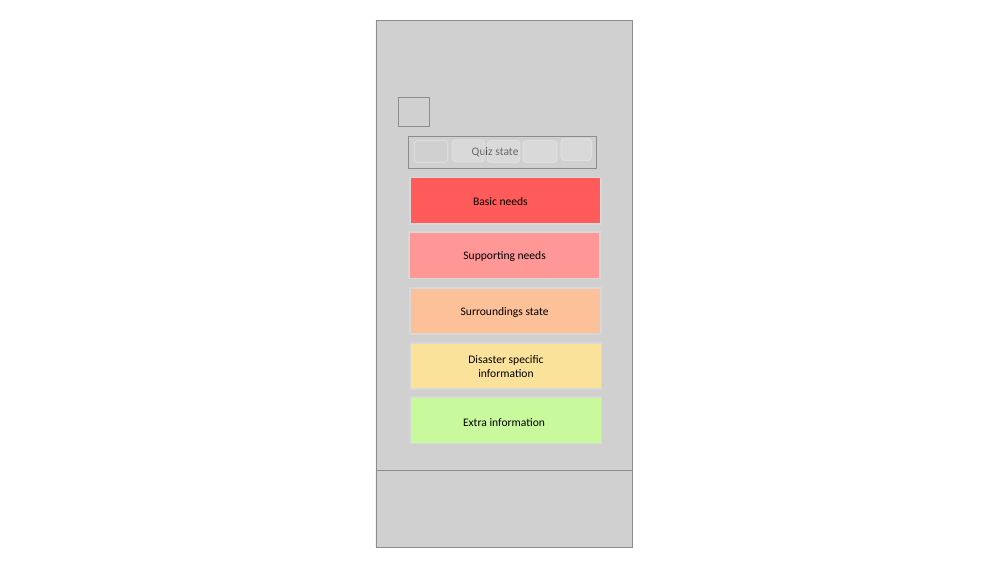
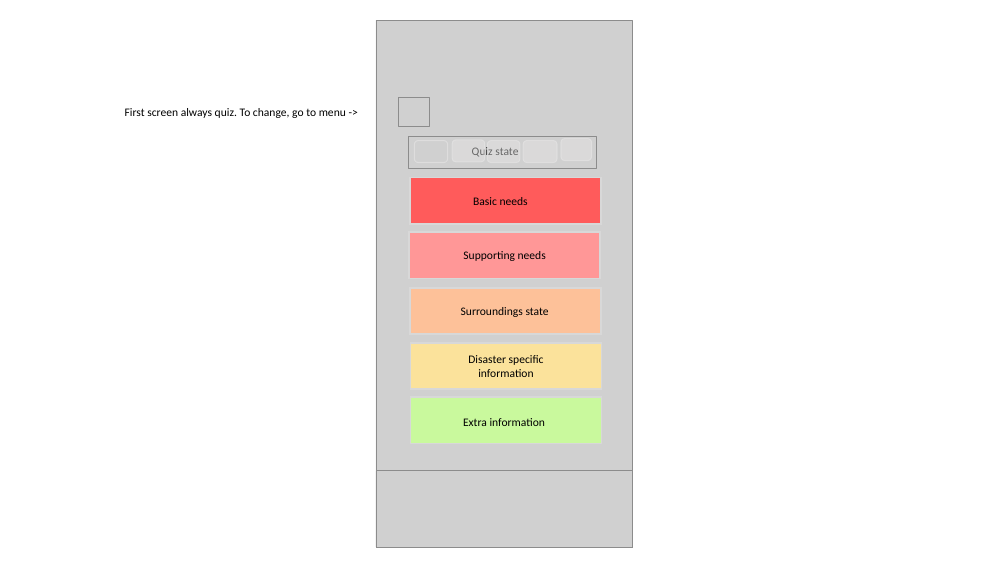
Before and after one commit to mistelip/survival-nervousnet, a slide deck: slide 1 of Docs/Survive Axon Demo v2.pptx. Drawn at 1008x567 pixels with LibreOffice and Linux fonts; fonts in the diff are those of the drawing; grey boxes stand for pictures. Boxes give left, top, right and bottom in pixels: in the first picture for what was removed or moved away, otherwise in the second. Text is boxed around its words. In the diff, an @@ line names an element or a change of style, - is before the commit and + after.

```diff
--- a/Docs/Survive Axon Demo v2.pptx
+++ b/Docs/Survive Axon Demo v2.pptx
@@ text added at box(125, 108, 346, 118), 11 pt, text #000000 @@
+First screen always quiz. To change, go to menu ->
```
Also in this commit, not shown: 4 other slides changed, 7 slides added, 2 slides removed, 6 other files.
